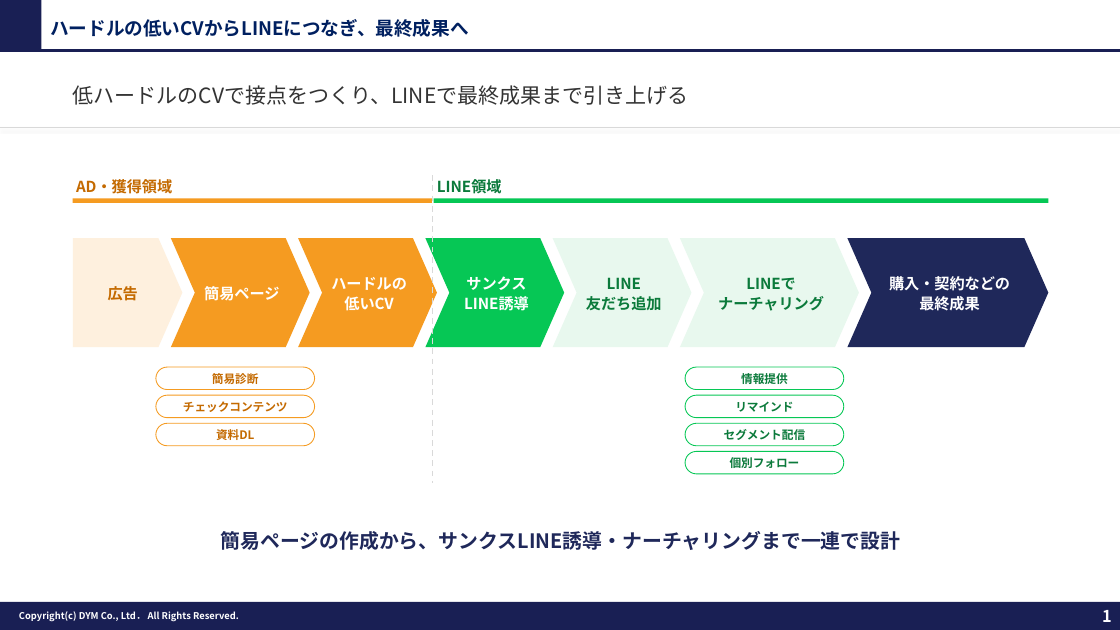
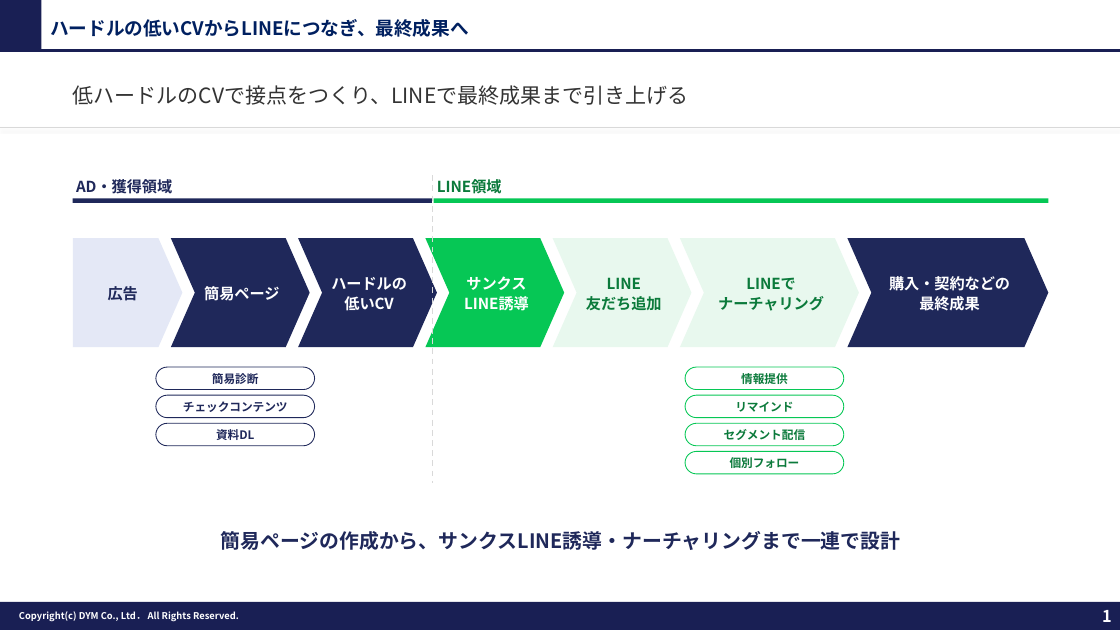
Before and after one commit to tonomura-r-dev/folder, a slide deck: slide 1 of 20261007_簡易ページからサンクスLINEへの導線.pptx. Drawn at 1120x630 pixels with LibreOffice and Linux fonts; fonts in the diff are those of the drawing; background and template pictures are left out. Boxes give left, top, right and bottom in pixels: in the first picture for what was removed or moved away, otherwise in the second. Text is boxed around its words. In the diff, an @@ line names an element or a change of style, - is before the commit and + after.

```diff
--- a/20261007_簡易ページからサンクスLINEへの導線.pptx
+++ b/20261007_簡易ページからサンクスLINEへの導線.pptx
@@ text "AD・獲得領域" at box(76, 179, 172, 194): text colour #C46A00 to #1F285A @@
@@ fill #F59B21 to #1F285A in 3 elements at box(171, 238, 309, 347), box(298, 238, 437, 347), box(73, 198, 433, 203) @@
@@ pentagon arrow at box(73, 238, 182, 347): fill #FEF0DE to #E4E8F6 @@
@@ text "広告" at box(108, 286, 138, 301): text colour #C46A00 to #1F285A @@
@@ text colour #C46A00 to #1F285A; outline #F59B21 0.75 pt to #1F285A 0.75 pt in 3 elements at box(156, 367, 315, 390), box(156, 395, 315, 418), box(156, 423, 315, 446) @@
```
Also in this commit, not shown: 3 other files.
